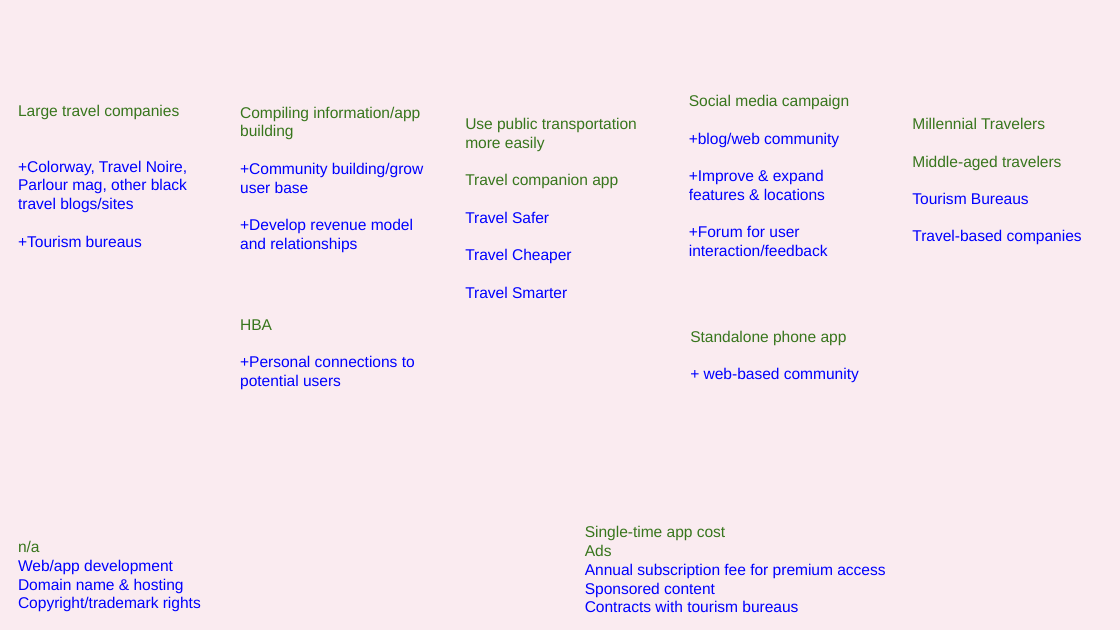
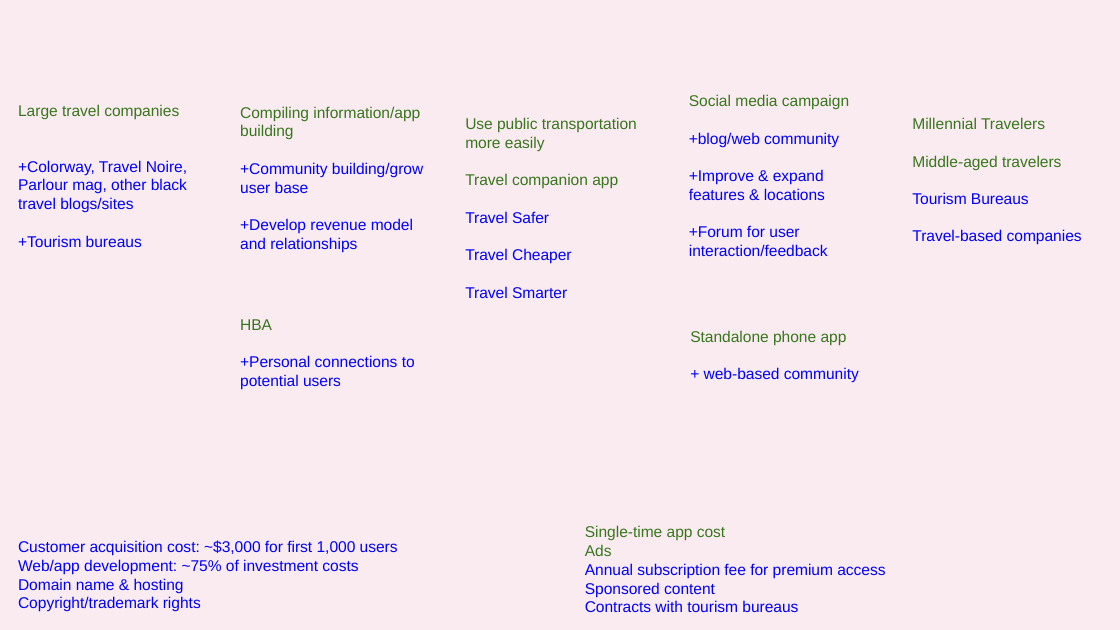
Before and after one commit to CamFord16/DisruptHarlem03, a slide deck: slide 6 of camera_ford/individual_project/Globetrot_Pitchdeck.pptx. Drawn at 1120x630 pixels with LibreOffice and Linux fonts; fonts in the diff are those of the drawing; background and template pictures are left out. Boxes give left, top, right and bottom in pixels: in the first picture for what was removed or moved away, otherwise in the second. Text is boxed around its words. In the diff, an @@ line names an element or a change of style, - is before the commit and + after.

```diff
--- a/camera_ford/individual_project/Globetrot_Pitchdeck.pptx
+++ b/camera_ford/individual_project/Globetrot_Pitchdeck.pptx
@@ text at box(18, 540, 398, 574): text changed @@
-n/a
-Web/app development
+Customer acquisition cost: ~$3,000 for first 1,000 users
+Web/app development: ~75% of investment costs
```
Also in this commit, not shown: 1 other slide changed, 5 other files.
